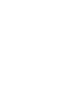
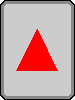
Two versions of the same layered image (75x100). Layer-by-layer changes:
hid "highlight" over (0, 0, 75, 100)
added group "baic_card_smyboles" with 3 layers above "Basic card" over (16, 29, 58, 71)
added layer "card_triangle" in group "baic_card_smyboles" over (16, 29, 58, 71)
showed group "Basic card" (3 layers) over (0, 0, 75, 100)
added layer "cardBorder2" in group "Basic card" over (0, 0, 75, 100)
